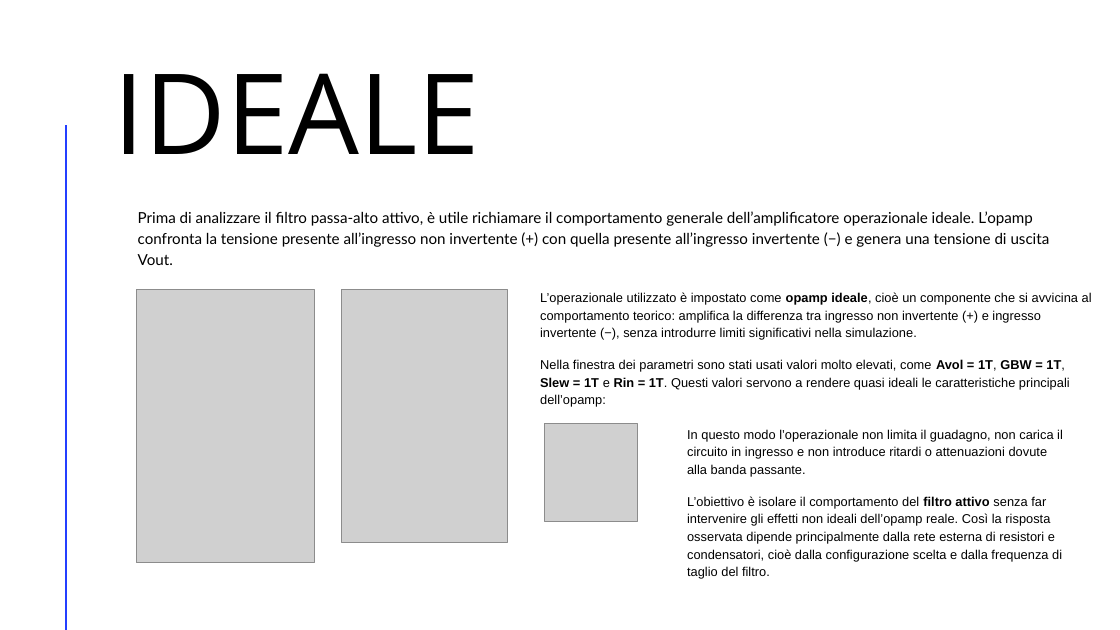
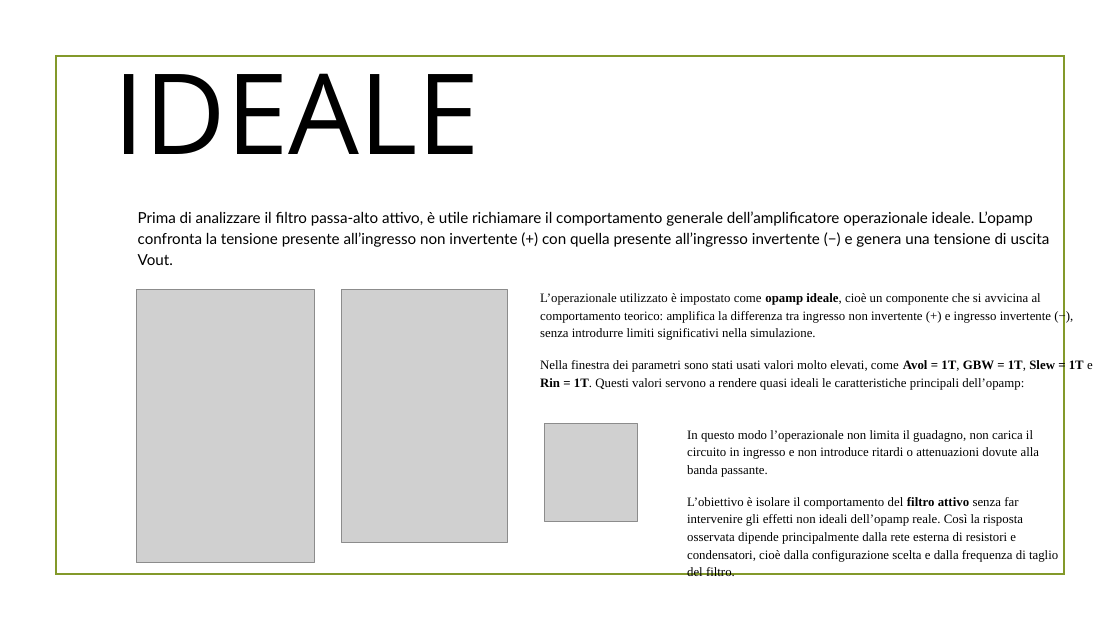
Before and after one commit to RiccardoSC2050/Progetto-sistemi-elettronici, a slide deck: slide 44 of presentazione/demoCompleta.pptx (slide 35 before the commit). Drawn at 1120x630 pixels with LibreOffice and Linux fonts; fonts in the diff are those of the drawing; grey boxes stand for pictures; background and template pictures are left out. Boxes give left, top, right and bottom in pixels: in the first picture for what was removed or moved away, otherwise in the second. Text is boxed around its words. In the diff, an @@ line names an element or a change of style, - is before the commit and + after.

Commit message:
completamento presentazione
nuovo design

```diff
--- a/presentazione/demoCompleta.pptx
+++ b/presentazione/demoCompleta.pptx
@@ rectangle added at (x1=55, y1=56, x2=1064, y2=575), outline #83992A 1.25 pt @@
@@ line removed from (66, 126) to (66, 630) @@
@@ text "L’operazionale utilizzato è impostato come ..." at (x1=540, y1=293, x2=1093, y2=390): font Arial to Times New Roman @@
@@ text "In questo modo l’operazionale non ..." at (x1=687, y1=430, x2=1058, y2=576): font Arial to Times New Roman @@
```
Also in this commit, not shown: 57 other slides changed, 13 slides added, 3 slides removed, 13 other files.
